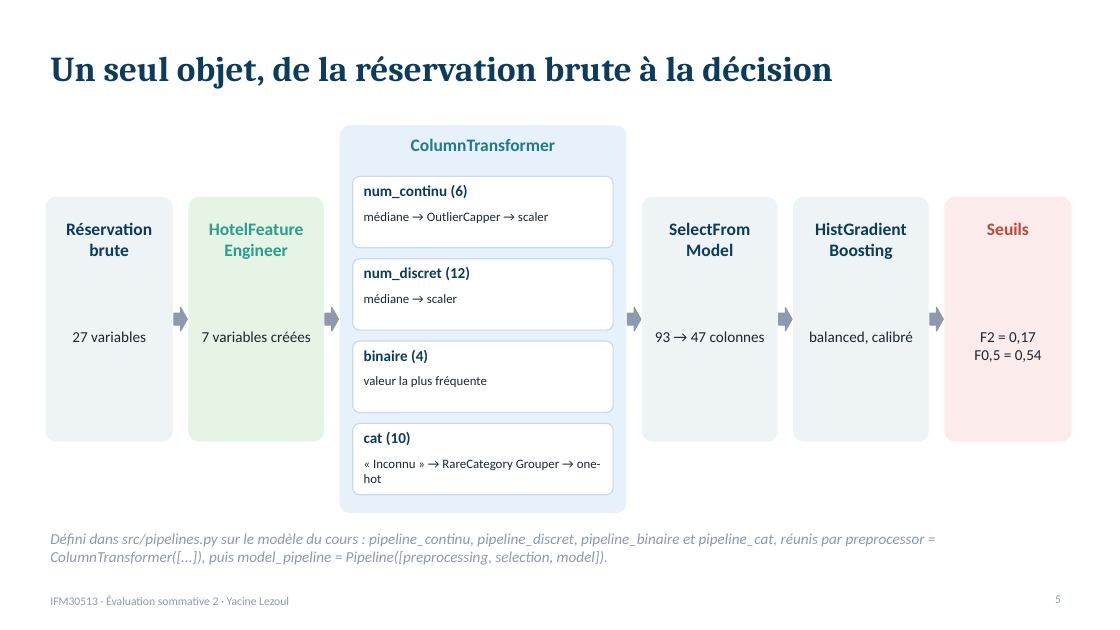
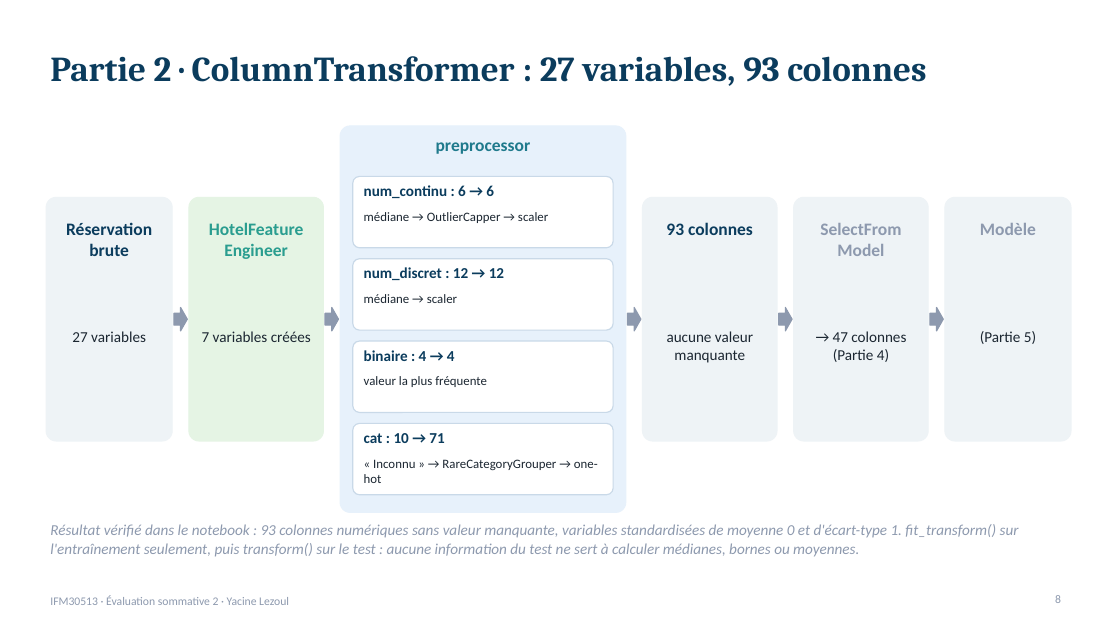
Before and after one commit to lezoul/hotel-cancellation-pipeline, a slide deck: slide 8 of reports/presentation_annulations.pptx (slide 5 before the commit). Drawn at 1120x630 pixels with LibreOffice and Linux fonts; fonts in the diff are those of the drawing. Boxes give left, top, right and bottom in pixels: in the first picture for what was removed or moved away, otherwise in the second. Text is boxed around its words. In the diff, an @@ line names an element or a change of style, - is before the commit and + after.

```diff
--- a/reports/presentation_annulations.pptx
+++ b/reports/presentation_annulations.pptx
@@ title at (50,56,926,86): text changed @@
-Un seul objet, de la réservation brute à la décision
+Partie 2 · ColumnTransformer : 27 variables, 93 colonnes
@@ text at (436,142,531,154): text changed @@
-ColumnTransformer
+preprocessor
@@ text at (364,185,494,198): text changed @@
-num_continu (6)
+num_continu : 6 → 6
@@ rounded rectangle at (945,197,1071,441): fill #FBEBEB to #EEF3F6; outline #FBEBEB 1 pt to #EEF3F6 1 pt @@
@@ text added at (666,222,753,235), 15 pt, text #0B3C5D, bold @@
+93 colonnes
@@ text "SelectFrom Model": place and size @@
-text "SelectFrom Model" at (669,222,750,256)
+text "SelectFrom Model" at (820,223,901,256)
@@ text "SelectFrom Model" at (820,223,901,256): text colour #0B3C5D to #8D99AE @@
@@ text removed at (815,222,906,259) @@
-HistGradient Boosting
@@ text at (980,223,1036,235): text changed; text colour #C44536 to #8D99AE @@
-Seuils
+Modèle
@@ text at (364,267,504,280): text changed @@
-num_discret (12)
+num_discret : 12 → 12
@@ text at (364,350,455,361): text changed @@
-binaire (4)
+binaire : 4 → 4
@@ text at (667,331,753,363): text changed @@
-93 → 47 colonnes
+aucune valeur manquante
@@ text at (833,331,906,362): text changed @@
-balanced, calibré
+→ 47 colonnes (Partie 4)
@@ text at (980,331,1036,344): text changed @@
-F2 = 0,17
-F0,5 = 0,54
+(Partie 5)
@@ text at (364,433,444,443): text changed @@
-cat (10)
+cat : 10 → 71
@@ text at (364,459,598,483): spaces changed @@
-« Inconnu » → RareCategory Grouper → one-hot
+« Inconnu » → RareCategoryGrouper → one-hot
@@ text at (50,524,1019,557): text changed @@
-Défini dans src/pipelines.py sur le modèle du cours : pipeline_continu, pipeline_discret, pipeline_binaire et pipeline_cat, réunis par preprocessor = ColumnTransformer([...]), puis model_pipeline = Pipeline([preprocessing, selection, model]).
+Résultat vérifié dans le notebook : 93 colonnes numériques sans valeur manquante, variables standardisées de moyenne 0 et d'écart-type 1. fit_transform() sur l'entraînement seulement, puis transform() sur le test : aucune information du test ne sert à calculer médianes, bornes ou moyennes.
@@ page number at (1055,595,1061,603): text changed @@
-5
+8
```
Also in this commit, not shown: 6 other slides changed, 9 slides added, 6 slides removed, 1 other file.
